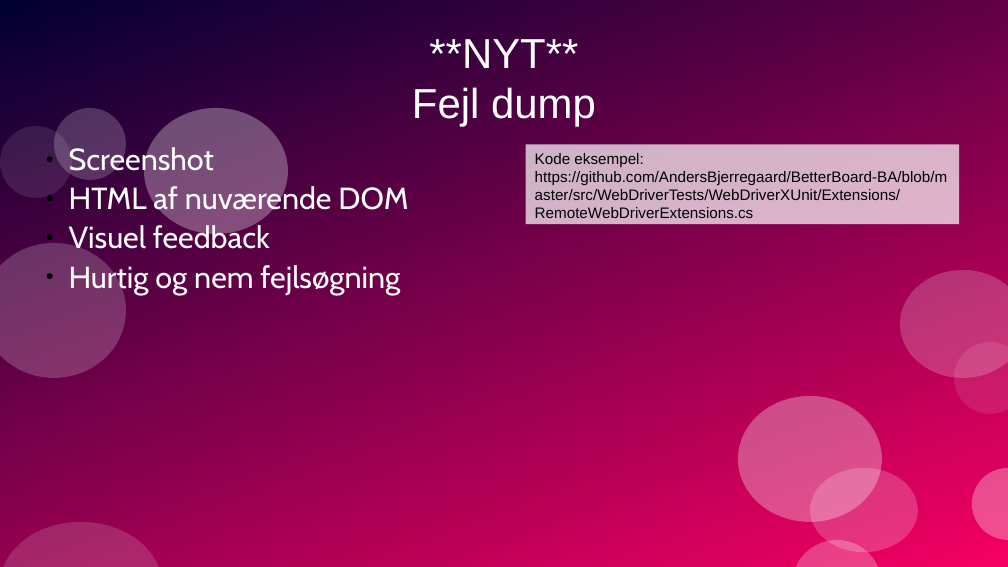
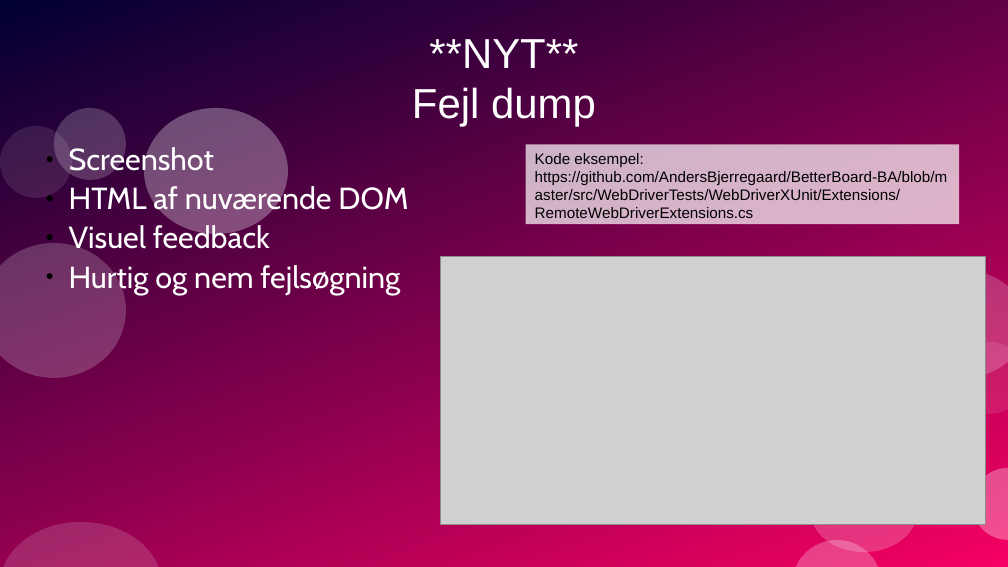
Before and after one commit to AndersBjerregaard/BetterBoard-BA, a slide deck: slide 9 of presentation/presentation.odp. Drawn at 1008x567 pixels with LibreOffice and Linux fonts; fonts in the diff are those of the drawing; grey boxes stand for pictures. Boxes give left, top, right and bottom in pixels: in the first picture for what was removed or moved away, otherwise in the second. Text is boxed around its words. In the diff, an @@ line names an element or a change of style, - is before the commit and + after.

Commit message:
presentation

```diff
--- a/presentation/presentation.odp
+++ b/presentation/presentation.odp
@@ picture added at (441,257,986,525) @@
@@ freeform shape removed at (738,396,882,522) @@
```
Also in this commit, not shown: 2 slides added, 2 slides removed, 6 other files.
